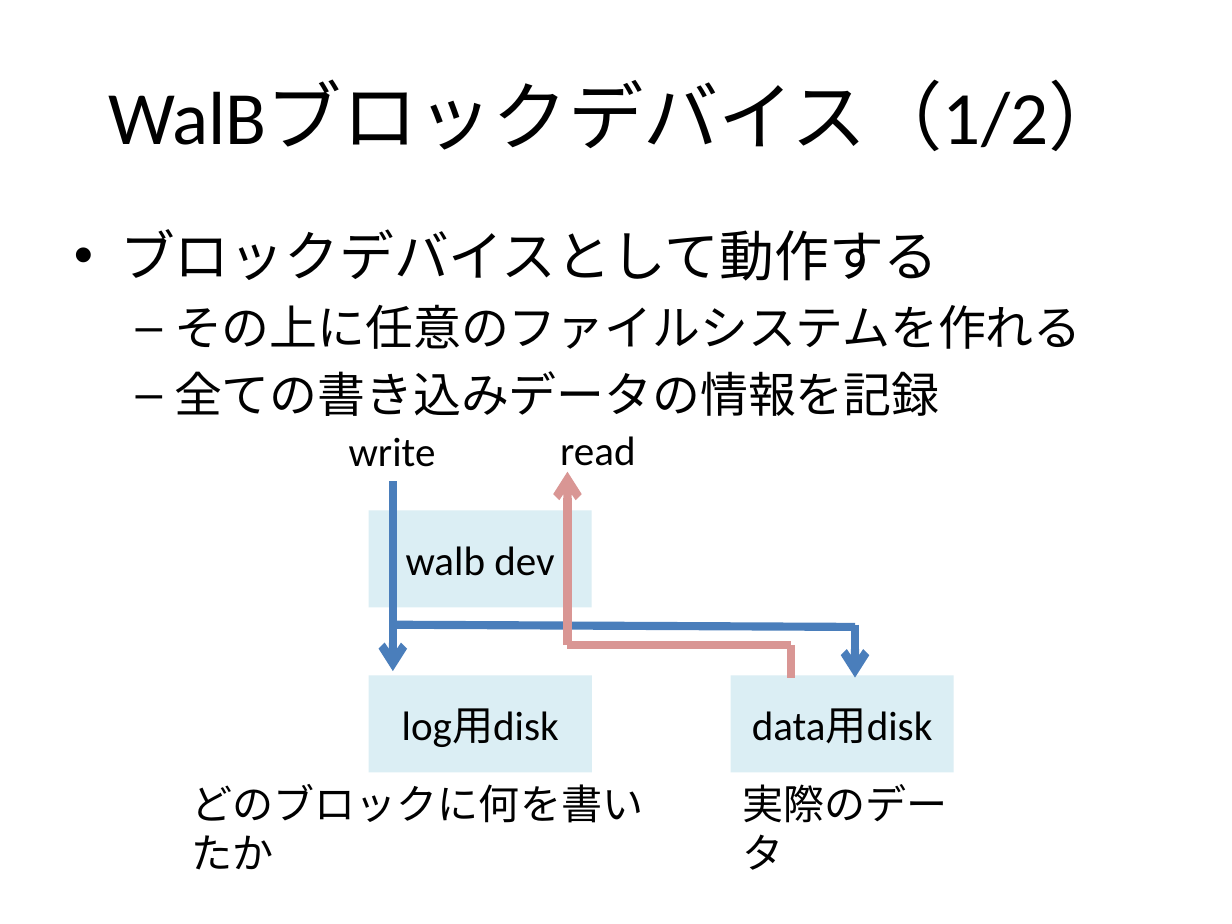
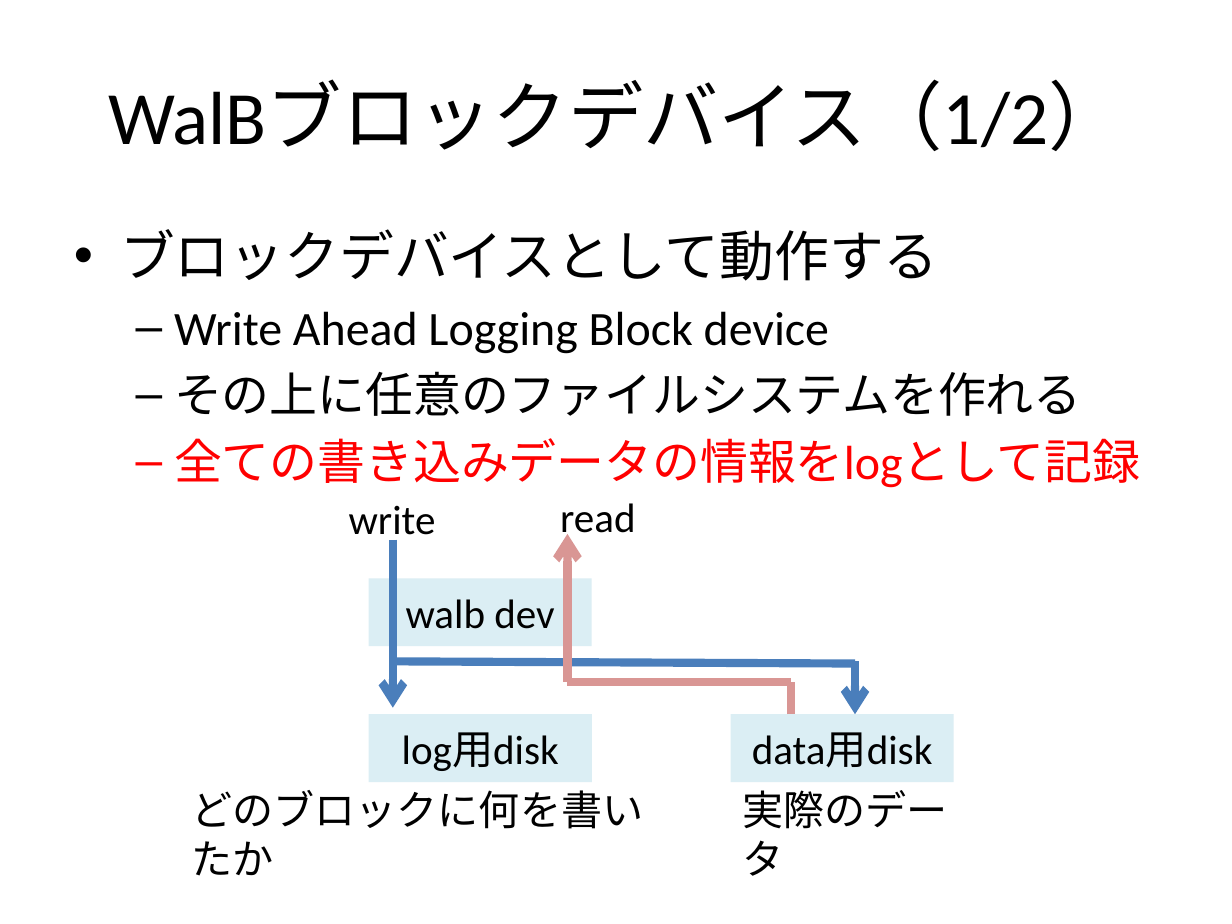
Before and after one commit to walb-linux/walb-tools, a slide deck: slide 9 of doc/walb-is-hard.pptx (slide 6 before the commit). Drawn at 1232x924 pixels with LibreOffice and Linux fonts; fonts in the diff are those of the drawing. Boxes give left, top, right and bottom in pixels: in the first picture for what was removed or moved away, otherwise in the second. Text is boxed around its words. In the diff, an @@ line names an element or a change of style, - is before the commit and + after.

```diff
--- a/doc/walb-is-hard.pptx
+++ b/doc/walb-is-hard.pptx
@@ text at [174, 311, 829, 354]: paragraph added @@
+  – Write Ahead Logging Block device
@@ text at [174, 438, 1140, 488]: text changed; text colour #000000 to #FF0000 @@
-  – 全ての書き込みデータの情報を記録
+  – 全ての書き込みデータの情報をlogとして記録
@@ text "write" rewrapped from [349, 437, 436, 467] to [349, 505, 436, 544] @@
@@ text "read": place and size @@
-text "read" at [560, 436, 635, 475]
+text "read" at [560, 503, 635, 543]
@@ arrow moved from (568, 646) - (568, 472) to (568, 681) - (568, 533) @@
@@ arrow moved from (393, 482) - (393, 671) to (393, 540) - (393, 707) @@
@@ rectangle "walb dev": place and size @@
-rectangle "walb dev" at [368, 510, 591, 607]
+rectangle "walb dev" at [368, 578, 591, 646]
@@ 3 lines, 1 arrow: place and size @@
-3 lines, 1 arrow at [393, 625, 855, 678]
+3 lines, 1 arrow at [393, 662, 855, 715]
@@ rectangle "log用disk": place and size @@
-rectangle "log用disk" at [368, 675, 591, 772]
+rectangle "log用disk" at [368, 715, 591, 782]
@@ rectangle "data用disk": place and size @@
-rectangle "data用disk" at [731, 675, 954, 772]
+rectangle "data用disk" at [731, 715, 954, 782]
@@ text "どのブロックに何を書いたか": place and size @@
-text "どのブロックに何を書いたか" at [192, 784, 644, 870]
+text "どのブロックに何を書いたか" at [192, 790, 644, 876]
@@ text "実際のデータ": place and size @@
-text "実際のデータ" at [743, 784, 948, 870]
+text "実際のデータ" at [743, 790, 948, 876]
```
Also in this commit, not shown: 13 other slides changed, 5 slides added, 1 slide removed.
